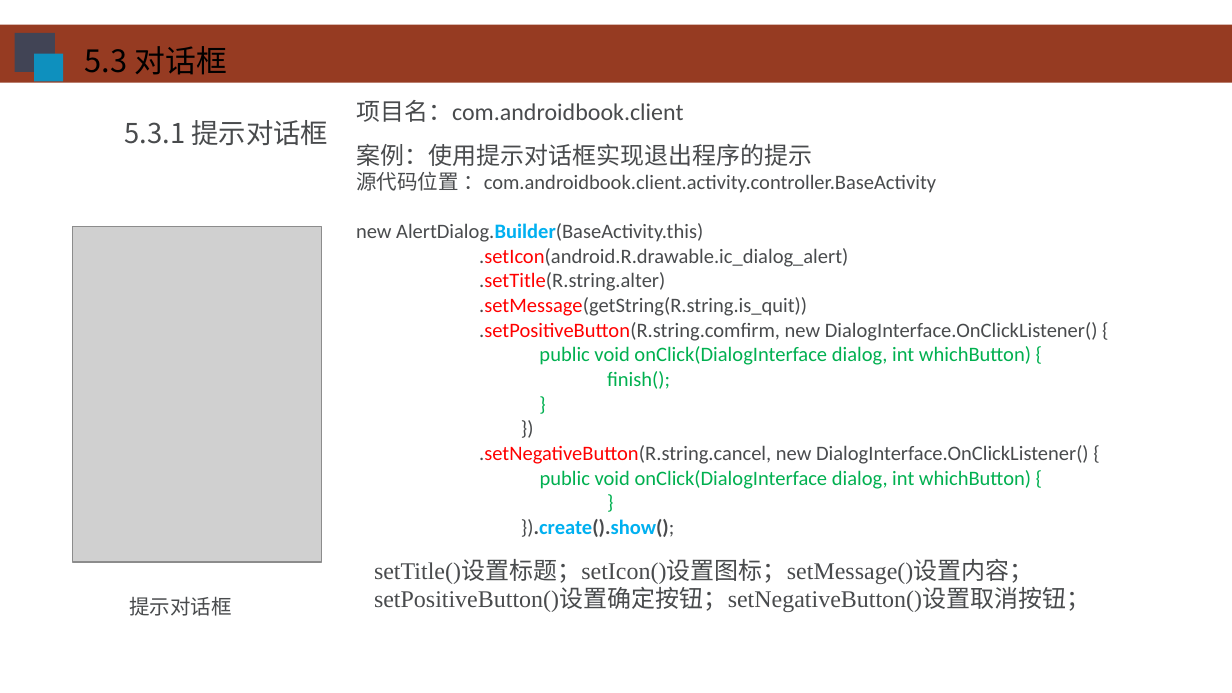
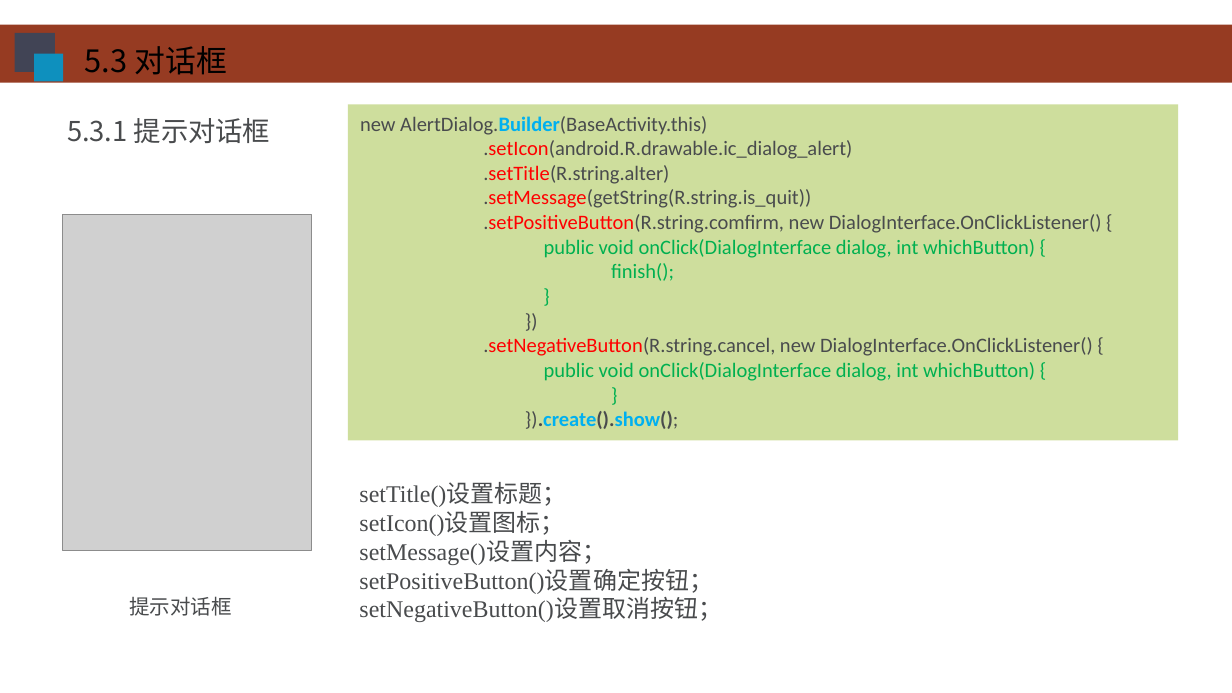
Before and after one commit to HBU/Android-PPT, a slide deck: slide 21 of 05.0 -- 用户界面 -- 第05章.pptx (slide 22 before the commit). Drawn at 1232x693 pixels with LibreOffice and Linux fonts; fonts in the diff are those of the drawing; grey boxes stand for pictures; background and template pictures are left out. Boxes give left, top, right and bottom in pixels: in the first picture for what was removed or moved away, otherwise in the second. Text is boxed around its words. In the diff, an @@ line names an element or a change of style, - is before the commit and + after.

```diff
--- a/05.0 -- 用户界面 -- 第05章.pptx
+++ b/05.0 -- 用户界面 -- 第05章.pptx
@@ text "5.3.1 提示对话框": place and size @@
-text "5.3.1 提示对话框" at bbox=[125, 120, 328, 145]
+text "5.3.1 提示对话框" at bbox=[67, 118, 270, 143]
@@ rectangle "new AlertDialog.Builder(BaseActivity.this)": place and size @@
-rectangle "new AlertDialog.Builder(BaseActivity.this)" at bbox=[356, 100, 1098, 537]
+rectangle "new AlertDialog.Builder(BaseActivity.this)" at bbox=[347, 105, 1178, 441]
@@ rectangle "new AlertDialog.Builder(BaseActivity.this)" at bbox=[347, 105, 1178, 441]: fill none to #9FBE3C at 50% opacity @@
@@ text in rectangle at bbox=[356, 100, 936, 193]: paragraphs removed @@
-项目名：com.androidbook.client
-案例：使用提示对话框实现退出程序的提示
-源代码位置 ：com.androidbook.client.activity.controller.BaseActivity
@@ picture: place and size @@
-picture at bbox=[73, 227, 322, 563]
+picture at bbox=[63, 214, 312, 551]
@@ text at bbox=[359, 483, 722, 622]: text changed @@
-setTitle()设置标题；setIcon()设置图标；setMessage()设置内容；
-setPositiveButton()设置确定按钮；setNegativeButton()设置取消按钮；
+setTitle()设置标题；
+setIcon()设置图标；
+setMessage()设置内容；
+setPositiveButton()设置确定按钮；
+setNegativeButton()设置取消按钮；
```
Also in this commit, not shown: 43 other slides changed, 1 slide added, 4 slides removed.
